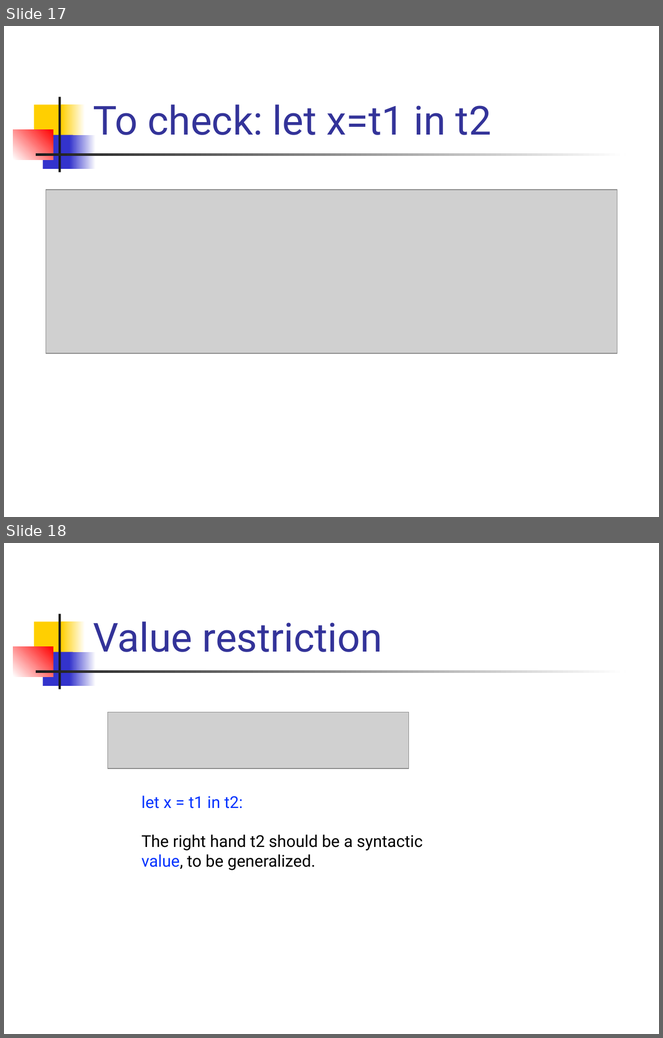
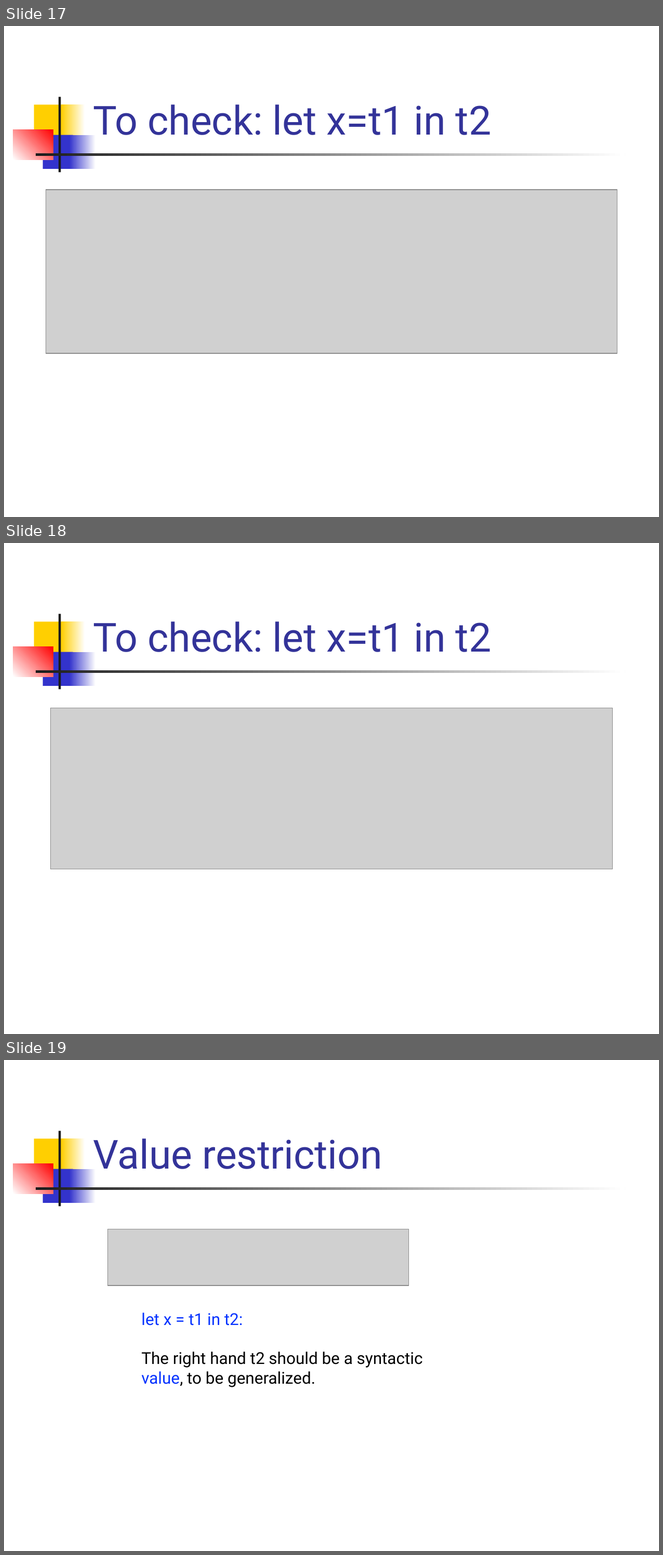
Before and after one commit to csslab-ustc/csslab-ustc.github.io, a slide deck: courses/popl/slides/lec18-type-reconstruct.pptx. Shown one above the other, each under a label of ours: slides 17 and 18 before the commit, slides 17, 18 and 19 after it. The pictures are 663x1038 and 663x1555 pixels, drawn with LibreOffice and Linux fonts; fonts in the diff are those of the drawing; grey boxes stand for pictures. Boxes give left, top, right and bottom in pixels: in the first picture for what was removed or moved away, otherwise in the second. Text is boxed around its words. In the diff, an @@ line names an element or a change of style, - is before the commit and + after.

Commit message:
POPL: update schedule and slide

```diff
--- a/courses/popl/slides/lec18-type-reconstruct.pptx
+++ b/courses/popl/slides/lec18-type-reconstruct.pptx
@@ slide 18 added at bbox=[4, 543, 659, 1034], background #FFFFFF; not listed: 7 template elements that a slide beside it also shows @@
@@ title added at bbox=[93, 622, 491, 652], 44 pt, text #333399 @@
+To check: let x=t1 in t2
@@ picture added at bbox=[50, 708, 613, 869] @@
@@ what was slide 18 is now slide 19 @@
```
Also in this commit, not shown: 2 other files.
